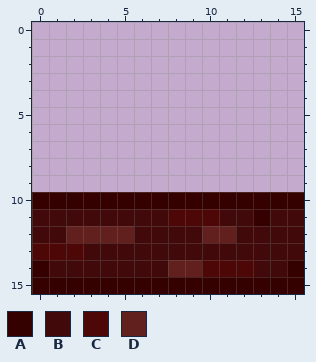
Edited in one commit: pixel-art file (Assets/Sprites/Game/Floors/Tile_Wall_Top_Brick.aseprite). The picture above is the old version.
16x16 pixels, 1 frame.
Palette (. is transparent): A #350100  B #410909  C #4d0706  D #611f1d
Pixels before, first column x 0:
10 AAAAAAAAAAAAAAAA
11 BBBBBBBBCCCBBABB
12 BBDDDDBBBBDDBBBB
13 CCCBBBBBBBBBBBBB
14 ABBBBBBBDDCCCBBA
15 AAAAAAAAAAAAAAAA
The same view after the edit:
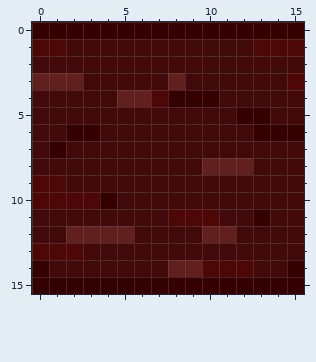
Diff:
Changed rows in their new state; - is an unchanged pixel.
first column x 0:
 0 AAAAAAAAAAAAAAAA
 1 CCBBBBBBBBBBBCCC
 2 BBBBBBBBBBBBBBBB
 3 DDDBBBBBDBBBBBBC
 4 BBBBBDDCAAABBBBB
 5 BBBBBBBBBBBBAABB
 6 BBAABBBBBBBBBAAA
 7 BABBBBBBBBBBBBBB
 8 BBBBBBBBBBDDDBBB
 9 CCBBBBBBBBBBBBBB
10 CCCC-BBBBBBBBBBB
